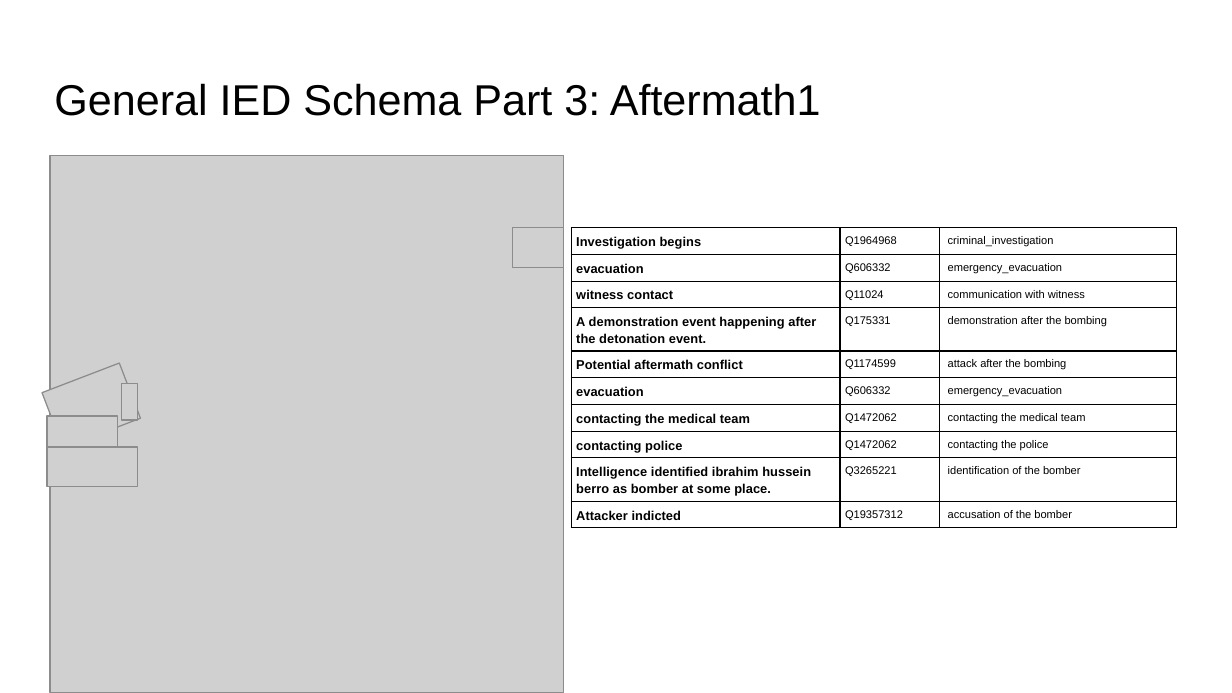
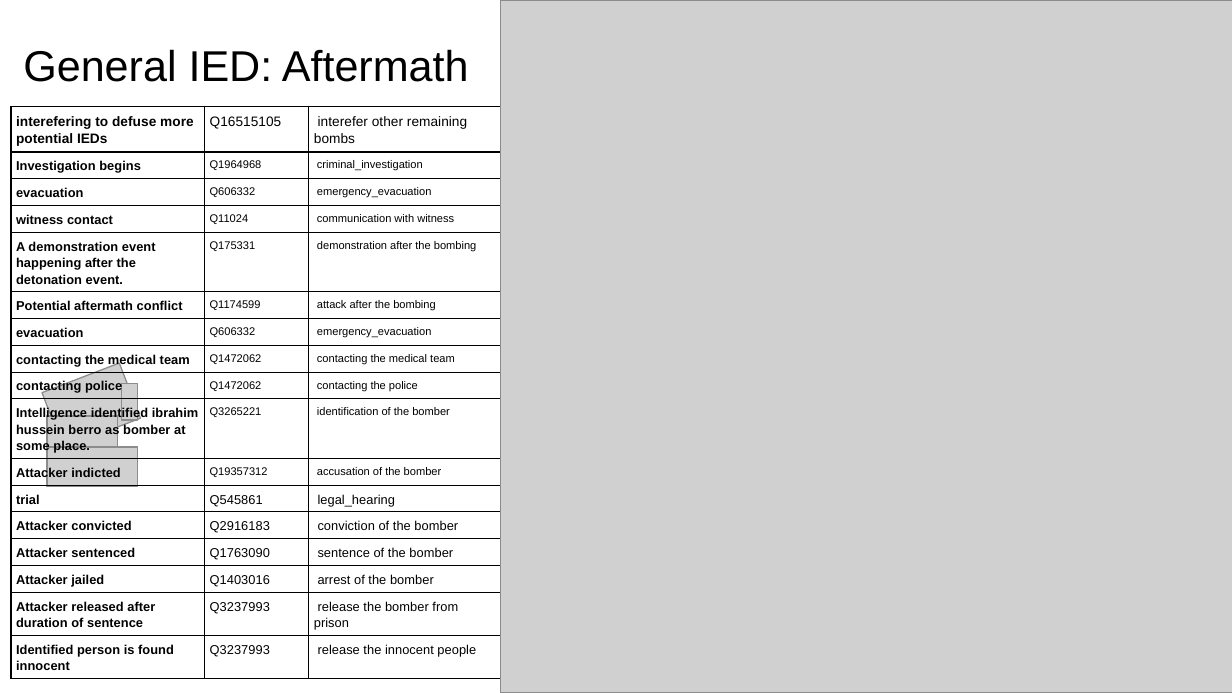
Before and after one commit to RESIN-KAIROS/schemalib, a slide deck: slide 4 of hrf/ied.pptx (slide 8 before the commit). Drawn at 1232x693 pixels with LibreOffice and Linux fonts; fonts in the diff are those of the drawing; grey boxes stand for pictures. Boxes give left, top, right and bottom in pixels: in the first picture for what was removed or moved away, otherwise in the second. Text is boxed around its words. In the diff, an @@ line names an element or a change of style, - is before the commit and + after.

Commit message:
update general IED

```diff
--- a/hrf/ied.pptx
+++ b/hrf/ied.pptx
@@ picture added at bbox=[500, 0, 1232, 692] @@
@@ title at bbox=[23, 49, 469, 82]: text changed @@
-General IED Schema Part 3: Aftermath1
+General IED: Aftermath
@@ table at bbox=[11, 106, 500, 683] @@
+row 1: interefering to defuse more potential IEDs | Q16515105 | interefer other remaining bombs
+row 12: trial | Q545861 | legal_hearing
+row 13: Attacker convicted | Q2916183 | conviction of the bomber
+row 14: Attacker sentenced | Q1763090 | sentence of the bomber
+row 15: Attacker jailed | Q1403016 | arrest of the bomber
+row 16: Attacker released after duration of sentence | Q3237993 | release the bomber from prison
+row 17: Identified person is found innocent | Q3237993 | release the innocent people
@@ table: place and size @@
-table at bbox=[572, 228, 1177, 529]
+table at bbox=[11, 106, 500, 683]
@@ picture removed at bbox=[51, 155, 564, 692] @@
@@ picture removed at bbox=[513, 228, 564, 267] @@
```
Also in this commit, not shown: 3 other slides changed, 1 slide removed, 1 other file.
